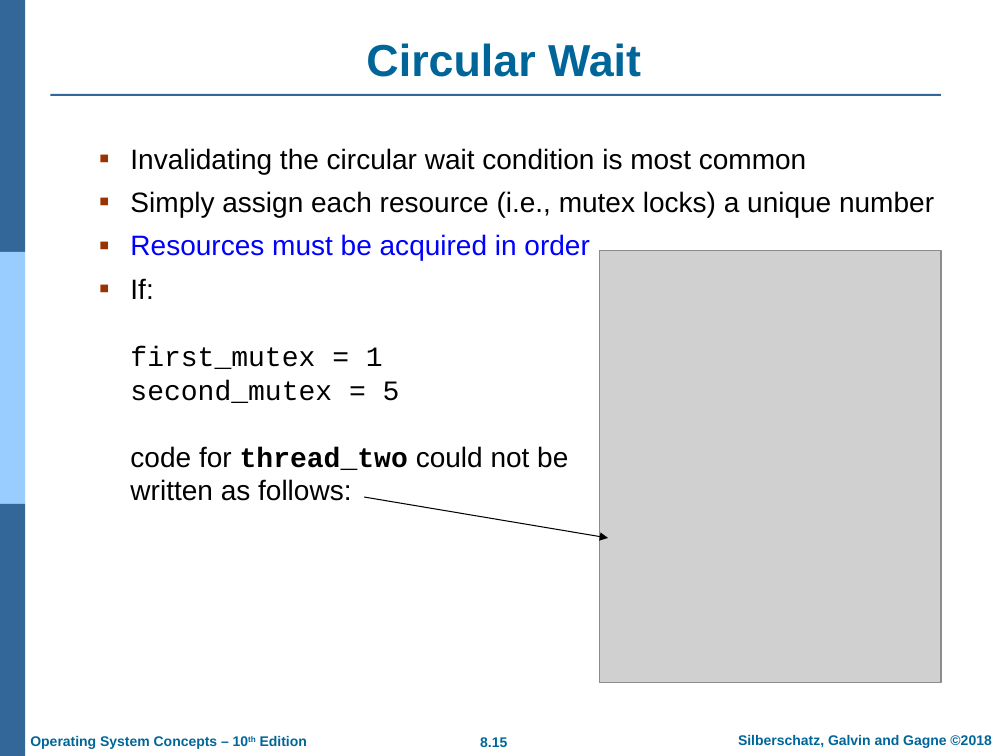
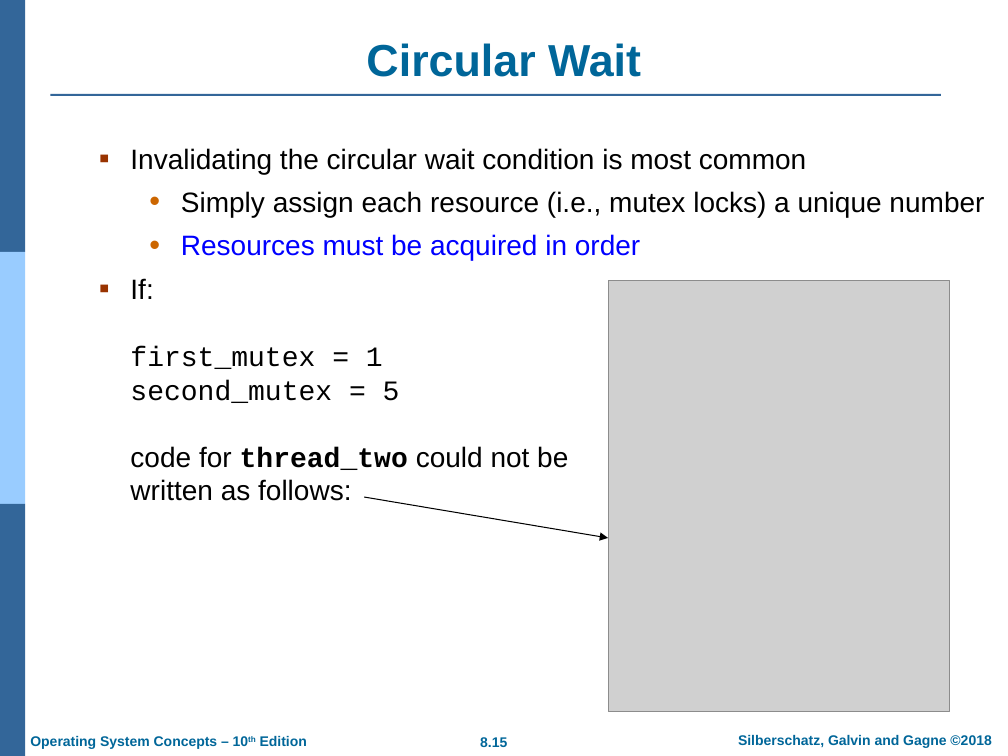
Before and after one commit to chriswjh/chriswjh.github.io, a slide deck: slide 15 of OSu/Chap08.pptx. Drawn at 1008x756 pixels with LibreOffice and Linux fonts; fonts in the diff are those of the drawing; grey boxes stand for pictures; background and template pictures are left out. Boxes give left, top, right and bottom in pixels: in the first picture for what was removed or moved away, otherwise in the second. Text is boxed around its words. In the diff, an @@ line names an element or a change of style, - is before the commit and + after.

```diff
--- a/OSu/Chap08.pptx
+++ b/OSu/Chap08.pptx
@@ text at <box>181,191,984,260</box>: bullet ▪ to •; list level 1 to 2 in "Simply assign each resource (i.e., ..."; bullet colour #993300 to #CC6600; list level 1 to 2 in "Resources must be acquired in ..." @@
@@ picture: place and size @@
-picture at <box>600,250,941,681</box>
+picture at <box>608,280,950,712</box>
```
Also in this commit, not shown: 4 other slides changed, 1 other file.
